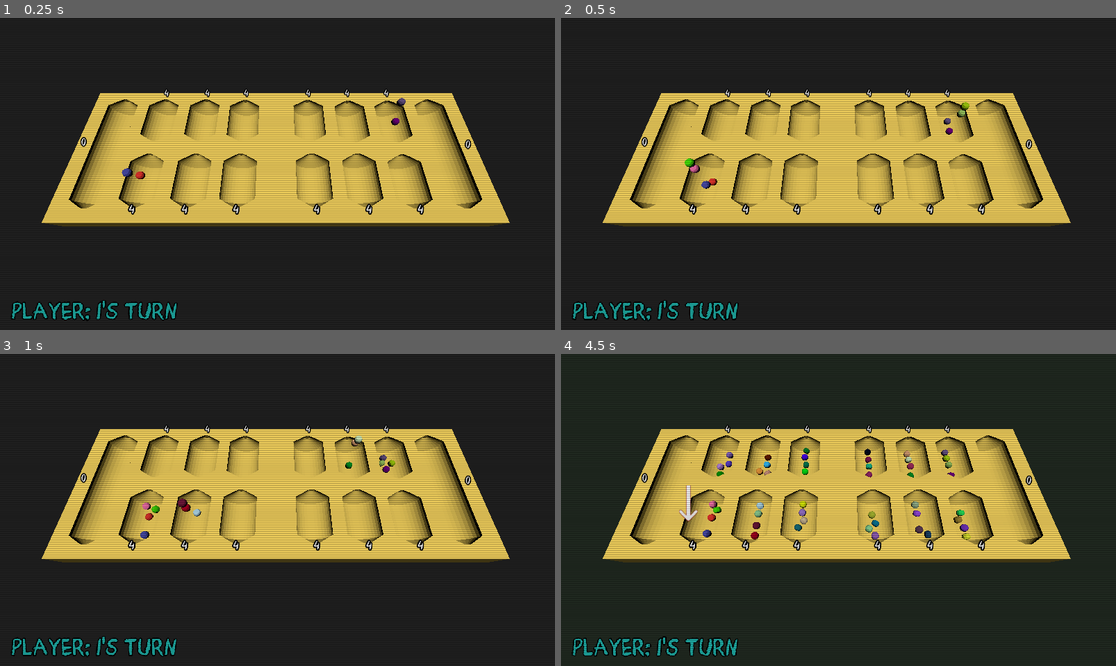
Above: before the commit, frames 1-4 (two rows, left to right).
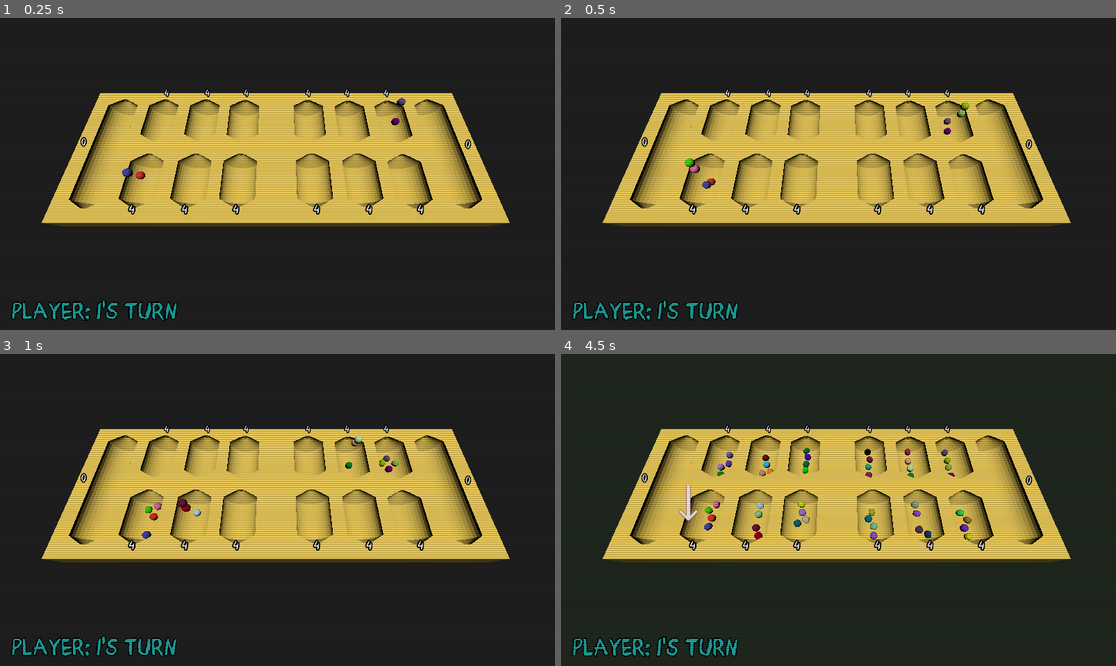
Above: after the commit, the same moments.

Repository: sym-z/3d-mancala
Game: Godot game, scene res://scenes/sample_scene.tscn
Same seed, same stepped clock (60 frames per second), same inputs: the game is played once before the commit and once after it.
Inputs:
- Up to frame 1 (0.25 s): no input
- Up to frame 2 (0.5 s): no input
- Up to frame 3 (1 s): hold Right (ui_right) from 0.53 s (still down); tap Space (ui_select) at 0.77 s
- Up to frame 4 (4.5 s): release Right (ui_right) at 1.28 s; hold Left (ui_left) 1.28-2.03 s; tap Space (ui_select) at 1.52, 3.02, 3.77 s; hold Right (ui_right) 2.03-3.53 s; hold Left (ui_left) from 3.53 s (still down)

Frame 1 is identical in both runs. In frame 2, less than 0.1% of the frame differs, in the area x 25-71%, y 35-55%; in frame 3, 0.3%; in frame 4, 0.9%, in the area x 25-75%, y 30-60%.

Commit message:
Banks have walls

Diff:
--- a/src/scenes/sample_scene.tscn
+++ b/src/scenes/sample_scene.tscn
@@ -14,6 +14,12 @@
 [ext_resource type="Script" uid="uid://b2apa38wplthk" path="res://scripts/capture_notif.gd" id="11_kg8jk"]
 [ext_resource type="Script" uid="uid://duwrxvo5c6k50" path="res://scripts/player_win_notif.gd" id="13_oiwk8"]
 
+[sub_resource type="BoxShape3D" id="BoxShape3D_oiwk8"]
+size = Vector3(1.8276367, 2.3505402, 0.243504)
+
+[sub_resource type="BoxShape3D" id="BoxShape3D_s5ll8"]
+size = Vector3(4.9257507, 3.5134888, 0.18727112)
+
 [sub_resource type="CameraAttributesPractical" id="CameraAttributesPractical_0pueg"]
 
 [sub_resource type="Compositor" id="Compositor_id4ae"]
@@ -66,6 +72,60 @@
 p2_cam = NodePath("P2 Cam")
 
 [node name="Board" parent="." unique_id=968892763 instance=ExtResource("2_76x20")]
+
+[node name="Walls" type="Node3D" parent="." unique_id=1160151810]
+
+[node name="Vertical Walls" type="StaticBody3D" parent="Walls" unique_id=638004519]
+
+[node name="CollisionShape3D" type="CollisionShape3D" parent="Walls/Vertical Walls" unique_id=97132943]
+transform = Transform3D(1.9106848e-15, 4.3711374e-08, 0.9999998, 0.9999997, -4.3711374e-08, 0, 4.3711374e-08, 0.9999997, -4.371138e-08, -2.3877618, 0.9367504, 0.06253708)
+shape = SubResource("BoxShape3D_oiwk8")
+
+[node name="CollisionShape3D2" type="CollisionShape3D" parent="Walls/Vertical Walls" unique_id=1622293974]
+transform = Transform3D(1.9106848e-15, 4.3711374e-08, 0.9999998, 0.9999997, -4.3711374e-08, 0, 4.3711374e-08, 0.9999997, -4.371138e-08, -1.6623496, 0.9367504, 0.06253708)
+shape = SubResource("BoxShape3D_oiwk8")
+
+[node name="CollisionShape3D3" type="CollisionShape3D" parent="Walls/Vertical Walls" unique_id=908502924]
+transform = Transform3D(1.9106848e-15, 4.3711374e-08, 0.9999998, 0.9999997, -4.3711374e-08, 0, 4.3711374e-08, 0.9999997, -4.371138e-08, -0.9378575, 0.9367504, 0.06253708)
+shape = SubResource("BoxShape3D_oiwk8")
+
+[node name="CollisionShape3D4" type="CollisionShape3D" parent="Walls/Vertical Walls" unique_id=1816132853]
+transform = Transform3D(1.9106848e-15, 4.3711374e-08, 0.9999998, 0.9999997, -4.3711374e-08, 0, 4.3711374e-08, 0.9999997, -4.371138e-08, -0.018107325, 0.9367504, 0.062537074)
+shape = SubResource("BoxShape3D_oiwk8")
+
+[node name="CollisionShape3D5" type="CollisionShape3D" parent="Walls/Vertical Walls" unique_id=1346627560]
+transform = Transform3D(1.9106848e-15, 4.3711374e-08, 0.9999998, 0.9999997, -4.3711374e-08, 0, 4.3711374e-08, 0.9999997, -4.371138e-08, 0.9096884, 0.9367504, 0.06253707)
+shape = SubResource("BoxShape3D_oiwk8")
+
+[node name="CollisionShape3D6" type="CollisionShape3D" parent="Walls/Vertical Walls" unique_id=177533322]
+transform = Transform3D(1.9106848e-15, 4.3711374e-08, 0.9999998, 0.9999997, -4.3711374e-08, 0, 4.3711374e-08, 0.9999997, -4.371138e-08, 1.6231402, 0.9367504, 0.06253707)
+shape = SubResource("BoxShape3D_oiwk8")
+
+[node name="CollisionShape3D7" type="CollisionShape3D" parent="Walls/Vertical Walls" unique_id=520909101]
+transform = Transform3D(1.9106848e-15, 4.3711374e-08, 0.9999998, 0.9999997, -4.3711374e-08, 0, 4.3711374e-08, 0.9999997, -4.371138e-08, 2.3378167, 0.9367504, 0.06253707)
+shape = SubResource("BoxShape3D_oiwk8")
+
+[node name="CollisionShape3D8" type="CollisionShape3D" parent="Walls/Vertical Walls" unique_id=1751023053]
+transform = Transform3D(1.9106848e-15, 4.3711374e-08, 0.9999998, 0.9999997, -4.3711374e-08, 0, 4.3711374e-08, 0.9999997, -4.371138e-08, 3.0779555, 0.9367504, 0.06253707)
+shape = SubResource("BoxShape3D_oiwk8")
+
+[node name="CollisionShape3D9" type="CollisionShape3D" parent="Walls/Vertical Walls" unique_id=1220730416]
+transform = Transform3D(1.9106848e-15, 4.3711374e-08, 0.9999998, 0.9999997, -4.3711374e-08, 0, 4.3711374e-08, 0.9999997, -4.371138e-08, -3.1296053, 0.9367504, 0.06253707)
+shape = SubResource("BoxShape3D_oiwk8")
+
+[node name="StaticBody3D" type="StaticBody3D" parent="Walls" unique_id=1487434470]
+
+[node name="CollisionShape3D" type="CollisionShape3D" parent="Walls/StaticBody3D" unique_id=437948538]
+transform = Transform3D(1, 0, 0, 0, 1, 0, 0, 0, 1, -0.02154231, 1.8073261, 1.1424918)
+shape = SubResource("BoxShape3D_s5ll8")
+
+[node name="CollisionShape3D3" type="CollisionShape3D" parent="Walls/StaticBody3D" unique_id=2143994788]
+transform = Transform3D(1, 0, 0, 0, 1, 0, 0, 0, 1, -0.02154231, 1.8073261, -1.0111632)
+shape = SubResource("BoxShape3D_s5ll8")
+
+[node name="CollisionShape3D2" type="CollisionShape3D" parent="Walls/StaticBody3D" unique_id=432404432]
+transform = Transform3D(1, 0, 0, 0, 1, 0, 0, 0, 1, -0.02155757, 1.7662923, 0.064296484)
+shape = SubResource("BoxShape3D_s5ll8")
 
 [node name="P1 Cam" type="Camera3D" parent="." unique_id=155083364]
 transform = Transform3D(1, 0, 0, 0, 0.39576986, 0.91834974, 0, -0.91834974, 0.39576986, 0, 2.9886255, 1.7312129)
